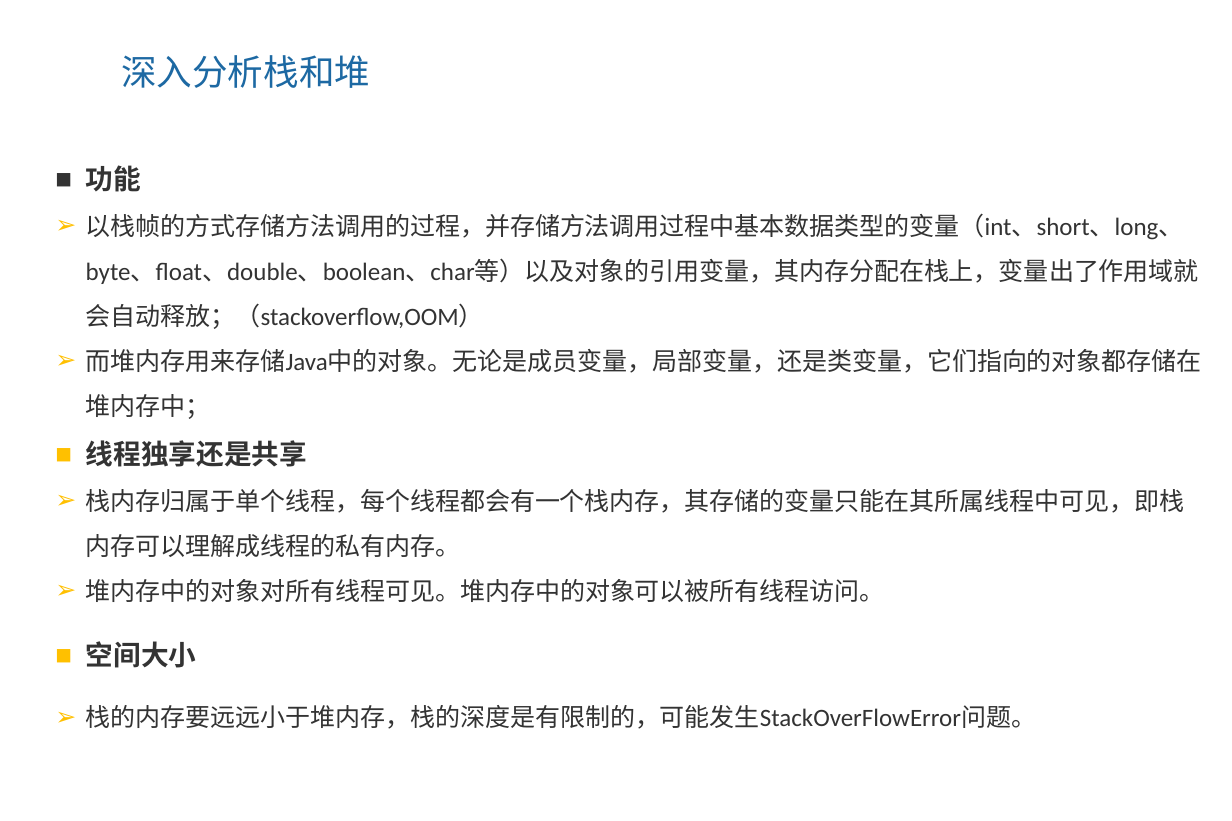
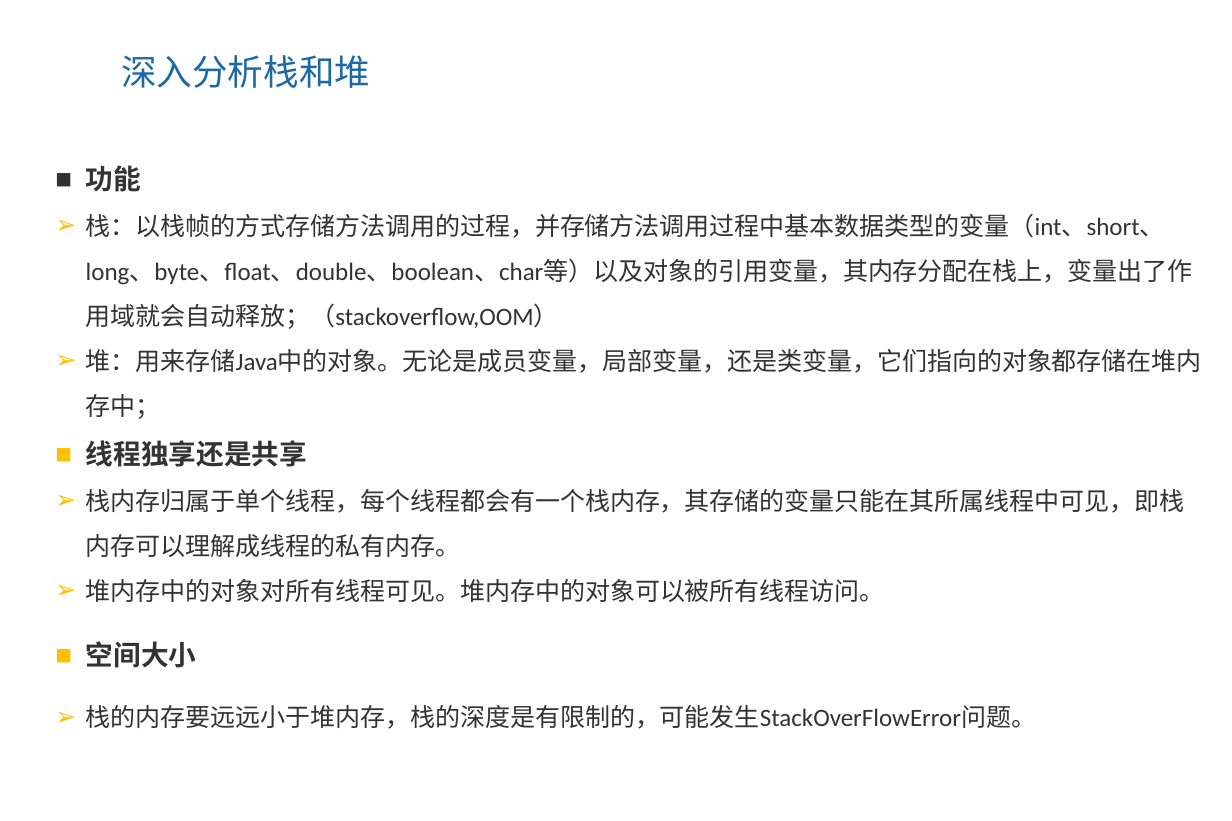
Before and after one commit to ZhangShenao/architect, a slide deck: slide 18 of architect/jvm/1、虚拟机的前世今生，深入理解JVM内存区域.pptx. Drawn at 1232x821 pixels with LibreOffice and Linux fonts; fonts in the diff are those of the drawing; background and template pictures are left out. Boxes give left, top, right and bottom in pixels: in the first picture for what was removed or moved away, otherwise in the second. Text is boxed around its words. In the diff, an @@ line names an element or a change of style, - is before the commit and + after.

Commit message:
StackFrame

```diff
--- a/architect/jvm/1、虚拟机的前世今生，深入理解JVM内存区域.pptx
+++ b/architect/jvm/1、虚拟机的前世今生，深入理解JVM内存区域.pptx
@@ text at [86, 213, 1202, 419]: text changed @@
-➢ 以栈帧的方式存储方法调用的过程，并存储方法调用过程中基本数据类型的变量（int、short、long、byte、float、double、boolean、char等）以及对象的引用变量，其内存分配在栈上，变量出了作用域就会自动释放；（stackoverflow,OOM）
-➢ 而堆内存用来存储Java中的对象。无论是成员变量，局部变量，还是类变量，它们指向的对象都存储在堆内存中；
+➢ 栈：以栈帧的方式存储方法调用的过程，并存储方法调用过程中基本数据类型的变量（int、short、long、byte、float、double、boolean、char等）以及对象的引用变量，其内存分配在栈上，变量出了作用域就会自动释放；（stackoverflow,OOM）
+➢ 堆：用来存储Java中的对象。无论是成员变量，局部变量，还是类变量，它们指向的对象都存储在堆内存中；
```
Also in this commit, not shown: 12 other slides changed, 5 other files.
